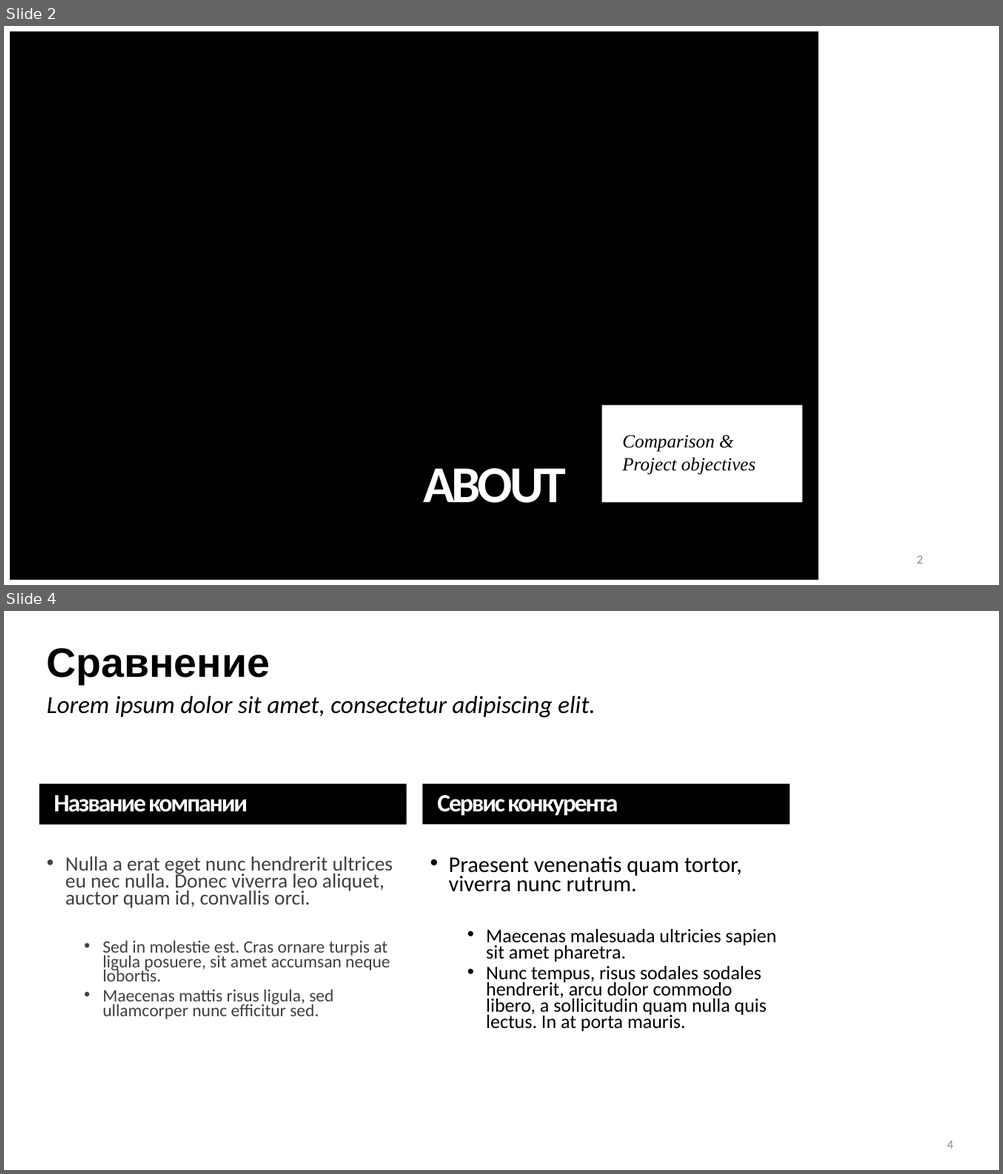
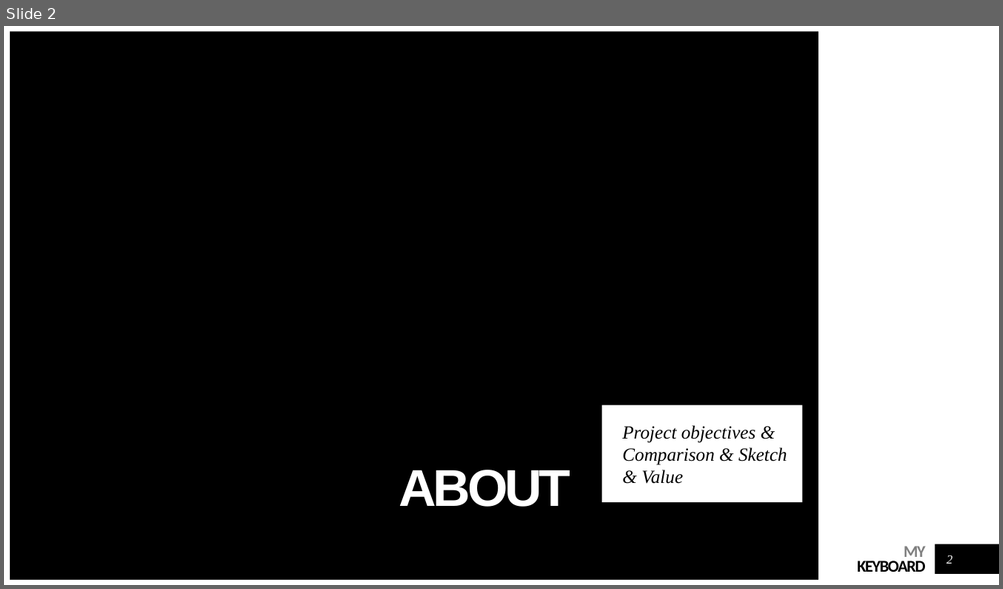
Before and after one commit to ele-group/keyboard, a slide deck: presentation.pptx. Shown one above the other, each under a label of ours: slides 2 and 4 before the commit, slide 2 after it; the slides between them are not shown. The pictures are 1003x1174 and 1003x589 pixels, drawn with LibreOffice and Linux fonts; fonts in the diff are those of the drawing. Boxes give left, top, right and bottom in pixels: in the first picture for what was removed or moved away, otherwise in the second. Text is boxed around its words. In the diff, an @@ line names an element or a change of style, - is before the commit and + after.

```diff
--- a/presentation.pptx
+++ b/presentation.pptx
@@ slide 4 removed at (4, 611, 999, 1170), background #FFFFFF @@
@@ title removed at (47, 648, 270, 684) @@
-Сравнение
@@ text removed at (47, 696, 595, 718) @@
-Lorem ipsum dolor sit amet, consectetur adipiscing elit.
@@ text removed at (39, 784, 406, 825) @@
-Название компании
@@ text removed at (423, 784, 790, 824) @@
-Сервис конкурента
@@ text removed at (65, 857, 393, 1019) @@
-• Nulla a erat eget nunc hendrerit ultrices eu nec nulla. Donec viverra leo aliquet, auctor quam id, convallis orci.
-  • Sed in molestie est. Cras ornare turpis at ligula posuere, sit amet accumsan neque lobortis.
-  • Maecenas mattis risus ligula, sed ullamcorper nunc efficitur sed.
@@ text removed at (449, 857, 777, 1032) @@
-• Praesent venenatis quam tortor, viverra nunc rutrum.
-  • Maecenas malesuada ultricies sapien sit amet pharetra.
-  • Nunc tempus, risus sodales sodales hendrerit, arcu dolor commodo libero, a sollicitudin quam nulla quis lectus. In at porta mauris.
@@ page number removed at (947, 1141, 953, 1149) @@
-4
@@ slide 2 changed as well @@
@@ title "ABOUT" at (399, 470, 571, 507): font Calibri to Arial @@
@@ subtitle at (622, 426, 787, 484): text changed @@
-Comparison &
-Project objectives
+Project objectives & Comparison & Sketch & Value
@@ text added at (856, 546, 925, 572), 16 pt, text #000000, bold @@
+MY
+KEYBOARD
@@ rectangle added at (935, 545, 999, 574), fill #000000 @@
@@ page number: place and size @@
-page number at (916, 556, 922, 564)
+page number at (946, 556, 952, 564)
@@ page number at (946, 556, 952, 564): font Calibri to Times New Roman, text colour #8C8C8C to #FFFFFF, italic on; alignment right to centre @@
```
Also in this commit, not shown: 2 other slides changed, 4 slides added, 26 other files.
